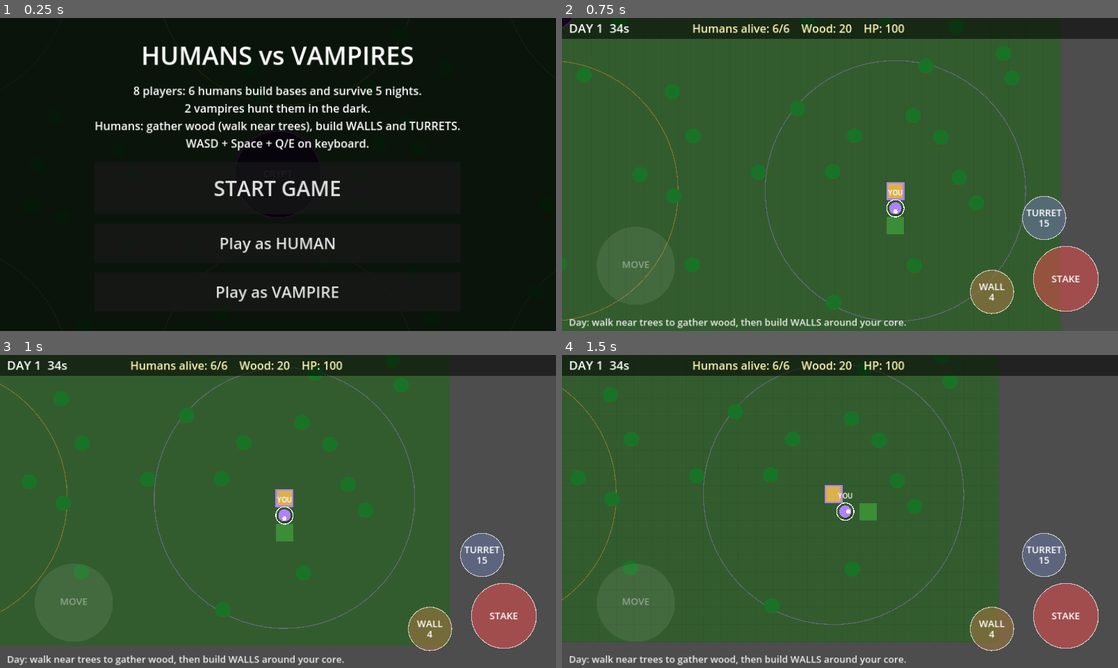
Above: before the commit, frames 1-4 (two rows, left to right).
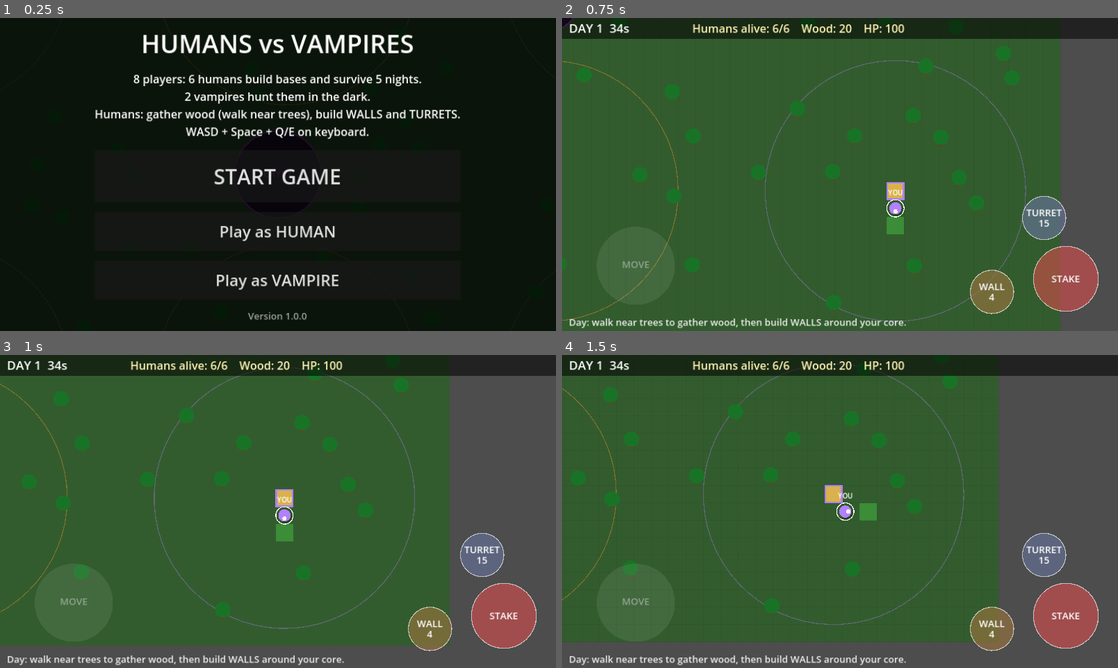
Above: after the commit, the same moments.

Repository: luckovsdeniss-denlu/Humans-versus-Vampires
Game: Godot game, scene res://main.tscn
Same seed, same stepped clock (60 frames per second), same inputs: the game is played once before the commit and once after it.
Inputs (mouse positions are in pixels of both pictures, inside the frame that each line leads up to):
- Up to frame 1 (0.25 s): no input
- Up to frame 2 (0.75 s): click "START GAME" at 0.5 s
- Up to frame 3 (1 s): no input
- Up to frame 4 (1.5 s): tap Enter at 1.25 s; move the mouse to (962, 495) at 1.27 s; hold D from 1.28 s (still down); tap H at 1.35 s; click (962, 495) at 1.42 s

The runs differ from the first frame. In frame 1, 11% of the frame differs, in the area x 17-83%, y 5-97%; in frame 2, nothing differs; in frame 3, nothing differs; in frame 4, nothing differs.

Commit message:
Add game versioning: shown in menu, stamped from CI run number
Co-Authored-By: Claude Sonnet 5.5 <noreply@anthropic.com>
Claude-Session: https://claude.ai/code/session_01H6LNxVstgVvSuQd2oyCiZj

Diff:
--- a/main.gd
+++ b/main.gd
@@ -135,6 +135,16 @@
 	btn_again.pressed.connect(func(): get_tree().reload_current_scene())
 	btn_again.visible = false
 	box.add_child(btn_again)
+	var ver_lbl := Label.new()
+	ver_lbl.text = "Version " + game_version()
+	ver_lbl.horizontal_alignment = HORIZONTAL_ALIGNMENT_CENTER
+	ver_lbl.add_theme_font_size_override("font_size", 22)
+	ver_lbl.modulate = Color(1, 1, 1, 0.6)
+	box.add_child(ver_lbl)
+
+
+func game_version() -> String:
+	return str(ProjectSettings.get_setting("application/config/version", "dev"))
 
 
 func make_button(text: String) -> Button:
--- a/project.godot
+++ b/project.godot
@@ -7,6 +7,7 @@
 run/main_scene="res://main.tscn"
 config/features=PackedStringArray("4.3", "GL Compatibility")
 config/icon="res://icon.svg"
+config/version="1.0.0"
 
 [display]
 
Not shown, added: VERSION
